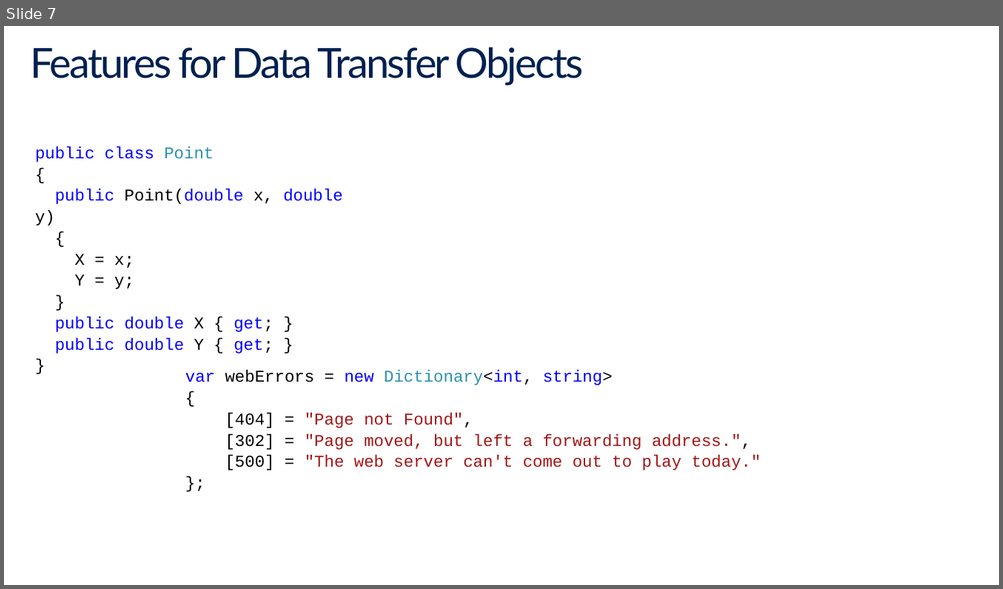
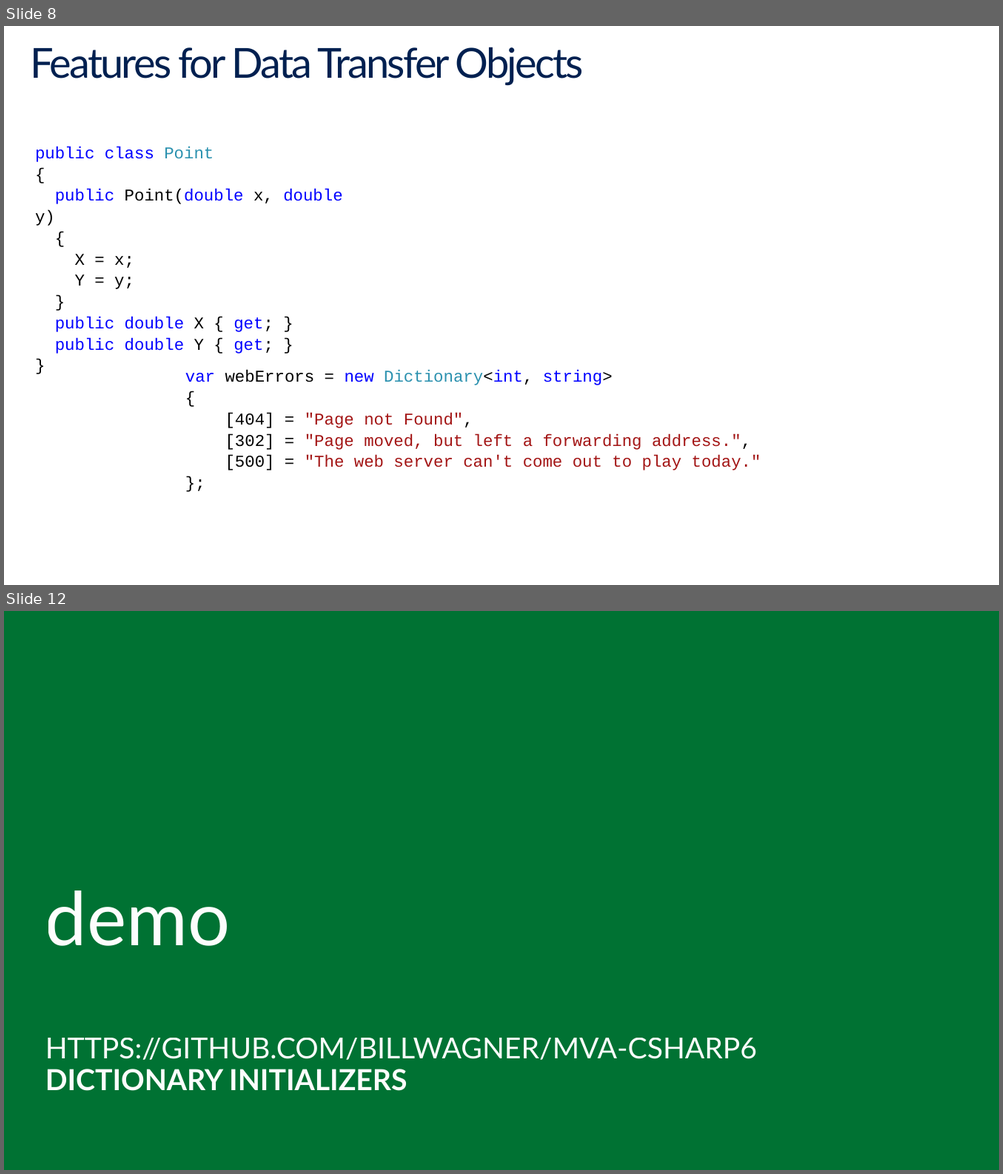
Before and after one commit to BillWagner/MVA-CSharp6, a slide deck: Slides/MVA-What'sNewC#6-Module2.pptx. Shown one above the other, each under a label of ours: slide 7 before the commit, slides 8 and 12 after it; the slides between them are not shown. The pictures are 1003x589 and 1003x1174 pixels, drawn with LibreOffice and Linux fonts; fonts in the diff are those of the drawing. Boxes give left, top, right and bottom in pixels: in the first picture for what was removed or moved away, otherwise in the second. Text is boxed around its words. In the diff, an @@ line names an element or a change of style, - is before the commit and + after.

```diff
--- a/Slides/MVA-What'sNewC#6-Module2.pptx
+++ b/Slides/MVA-What'sNewC#6-Module2.pptx
@@ slide 12 added at (x1=4, y1=611, x2=999, y2=1170), background #007233 @@
@@ text added at (x1=45, y1=891, x2=230, y2=946), 72 pt, text #FFFFFF @@
+demo
@@ subtitle added at (x1=45, y1=1038, x2=757, y2=1091), 28 pt, text #FFFFFF @@
+HTTPS://GITHUB.COM/BILLWAGNER/MVA-CSHARP6
+DICTIONARY INITIALIZERS
@@ what was slide 7 is now slide 8 @@
```
Also in this commit, not shown: 2 slides changed, 3 other slides added, 1 other file.
